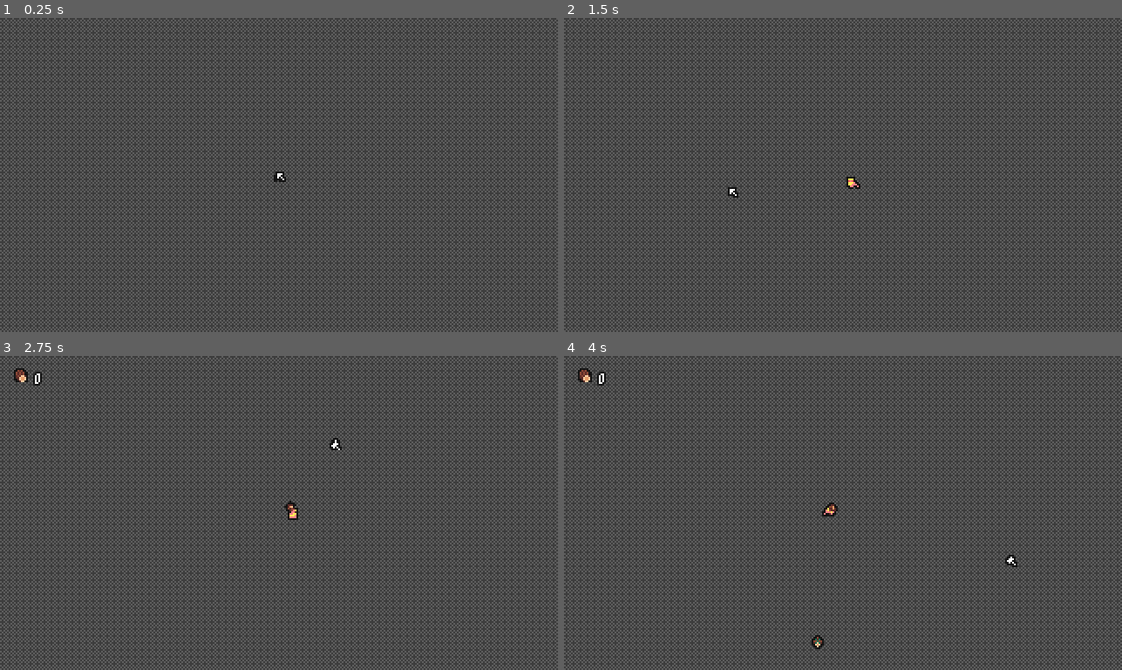
Above: before the commit, frames 1-4 (two rows, left to right).
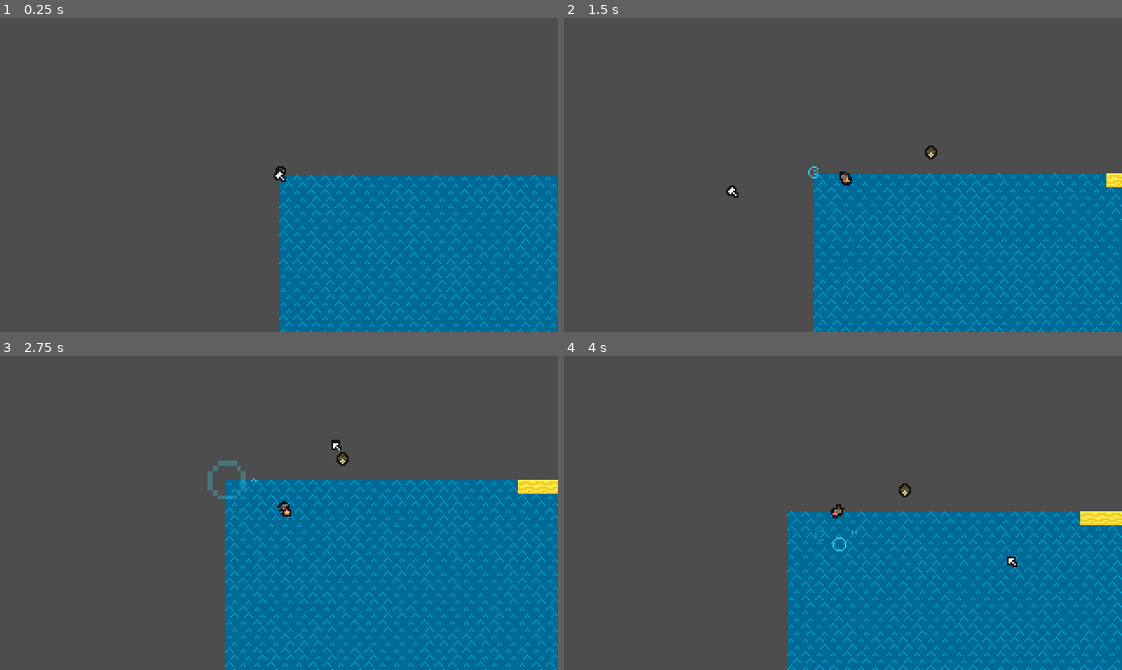
Above: after the commit, the same moments.

Repository: e9iv/kala
Game: Godot game, scene res://common/world/world.tscn
Two runs of this game, one before a commit and one after it. Both use one fixed random seed, a clock stepped at 60 frames per second and the inputs below. The project has no main scene, so this scene is started directly.
Inputs (mouse positions are in pixels of both pictures, inside the frame that each line leads up to):
- Up to frame 1 (0.25 s): no input
- Up to frame 2 (1.5 s): move the mouse to (965, 159) at 0.52 s; hold D (right) 0.53-1.28 s; click (965, 159) at 0.6 s; right-click (965, 159) at 0.8 s; move the mouse to (731, 190) at 1.27 s; hold S (down) from 1.28 s (still down); right-click (731, 190) at 1.35 s
- Up to frame 3 (2.75 s): click (167, 528) at 1.55 s; move the mouse to (334, 443) at 2.02 s; release S (down) at 2.03 s; hold D (right) from 2.03 s (still down); tap B (build_mode) at 2.1 s; right-click (334, 443) at 2.3 s
- Up to frame 4 (4 s): move the mouse to (815, 575) at 2.77 s; release D (right) at 2.78 s; hold W (up) 2.78-3.53 s; click (815, 575) at 2.85 s; move the mouse to (1010, 560) at 3.52 s; hold A (left) from 3.53 s (still down); right-click (1010, 560) at 3.6 s

The runs differ from the first frame. In frame 1, 25% of the frame differs, in the area x 49-100%, y 47-100%; in frame 2, 28%; in frame 3, 37%, in the area x 2-100%, y 3-100%; in frame 4, 31%.

Commit message:
Add breakable tree & rough world gen
- Implemented a new breakable tree scene with health management and wood spawning on destruction.
- Added a new interactable wood scene for collecting wood resources.
- Introduced procedural island generation logic with noise-based terrain and tree placement.
- Updated various sprite assets for player swimming animations and environmental elements.

Diff:
--- /dev/null
+++ b/common/breakables/tree.gd
@@ -0,0 +1,26 @@
+extends StaticBody2D
+
+@onready var anim: AnimationPlayer = $AnimationPlayer
+@onready var marker: Marker2D = $Marker2D
+
+const WOOD_SCENE = preload("uid://doodb5wrshrrw")
+
+var health: int = 3
+
+var r = randi_range(1, 5)
+
+func take_damage():
+	health -= 1
+	print("Tree:", health)
+	if health == 0:
+		anim.play("timber")
+		await anim.animation_finished
+		spawn_wood()
+		await get_tree().create_timer(1).timeout
+		queue_free()
+
+func spawn_wood():
+	for times in range(r):
+		var wood = WOOD_SCENE.instantiate()
+		wood.position = self.position
+		add_child(wood)
--- /dev/null
+++ b/common/breakables/tree.tscn
@@ -0,0 +1,89 @@
+[gd_scene load_steps=7 format=3 uid="uid://dl3gihuycqwwp"]
+
+[ext_resource type="Script" uid="uid://vgcongqof6xa" path="res://common/breakables/tree.gd" id="1_8ptrl"]
+[ext_resource type="Texture2D" uid="uid://cucr4dnx5jyfh" path="res://assets/sprites/trees/palm.png" id="2_tr2l2"]
+
+[sub_resource type="CircleShape2D" id="CircleShape2D_fhut1"]
+radius = 4.1231055
+
+[sub_resource type="Animation" id="Animation_acv1o"]
+length = 0.001
+tracks/0/type = "value"
+tracks/0/imported = false
+tracks/0/enabled = true
+tracks/0/path = NodePath("Sprite2D:rotation")
+tracks/0/interp = 1
+tracks/0/loop_wrap = true
+tracks/0/keys = {
+"times": PackedFloat32Array(0),
+"transitions": PackedFloat32Array(1),
+"update": 0,
+"values": [0.0]
+}
+tracks/1/type = "value"
+tracks/1/imported = false
+tracks/1/enabled = true
+tracks/1/path = NodePath("Sprite2D:self_modulate")
+tracks/1/interp = 1
+tracks/1/loop_wrap = true
+tracks/1/keys = {
+"times": PackedFloat32Array(0),
+"transitions": PackedFloat32Array(1),
+"update": 0,
+"values": [Color(1, 1, 1, 1)]
+}
+
+[sub_resource type="Animation" id="Animation_f62u0"]
+resource_name = "timber"
+length = 1.2
+tracks/0/type = "value"
+tracks/0/imported = false
+tracks/0/enabled = true
+tracks/0/path = NodePath("Sprite2D:rotation")
+tracks/0/interp = 1
+tracks/0/loop_wrap = true
+tracks/0/keys = {
+"times": PackedFloat32Array(0, 0.6666667, 0.9, 1),
+"transitions": PackedFloat32Array(1, 1, 1, 1),
+"update": 0,
+"values": [0.0, 1.5731609, 1.4165654, 1.5747833]
+}
+tracks/1/type = "value"
+tracks/1/imported = false
+tracks/1/enabled = true
+tracks/1/path = NodePath("Sprite2D:self_modulate")
+tracks/1/interp = 1
+tracks/1/loop_wrap = true
+tracks/1/keys = {
+"times": PackedFloat32Array(1.1, 1.2),
+"transitions": PackedFloat32Array(1, 1),
+"update": 0,
+"values": [Color(1, 1, 1, 1), Color(1, 1, 1, 0)]
+}
+
+[sub_resource type="AnimationLibrary" id="AnimationLibrary_acv1o"]
+_data = {
+&"RESET": SubResource("Animation_acv1o"),
+&"timber": SubResource("Animation_f62u0")
+}
+
+[node name="Tree" type="StaticBody2D" groups=["Breakables"]]
+script = ExtResource("1_8ptrl")
+
+[node name="Sprite2D" type="Sprite2D" parent="."]
+y_sort_enabled = true
+position = Vector2(0, 8)
+texture = ExtResource("2_tr2l2")
+offset = Vector2(0, -8)
+
+[node name="CollisionShape2D" type="CollisionShape2D" parent="."]
+position = Vector2(0, 4)
+shape = SubResource("CircleShape2D_fhut1")
+
+[node name="AnimationPlayer" type="AnimationPlayer" parent="."]
+libraries = {
+&"": SubResource("AnimationLibrary_acv1o")
+}
+
+[node name="Marker2D" type="Marker2D" parent="."]
+position = Vector2(0, 8)
--- a/common/entities/player/player.gd
+++ b/common/entities/player/player.gd
@@ -1,17 +1,26 @@
 extends CharacterBody2D
+
+@export var tml: TileMapLayer
 
 @onready var sprite: AnimatedSprite2D = $AnimatedSprite2D
 
-const SPEED = 50.0
+@export_group("Movement Variables")
+@export_subgroup("Speeds")
+@export var speed = 50.0
+@export var swim_speed = speed / 2
+@export_subgroup("Physics")
+@export var accel = 250.0
+@export var decel = 225.0
 
-const ACCEL = 250.0
-const DECEL = 225.0
+@export_group("Particles")
+@export var water_ripple: CPUParticles2D
 
-enum State { IDLE, RUN }
+enum State { IDLE, RUN, SWIM }
 
 var current_state := State.IDLE
+var current_speed: float = speed
 
-func _process(delta: float) -> void:
+func _process(_delta: float) -> void:
 	if get_global_mouse_position().x < global_position.x:
 		sprite.flip_h = true
 	else:
@@ -21,22 +30,38 @@
 
 	movement(delta)
 	update_state()
-	handle_animation()
+	handle_animation_and_particles()
 
 	move_and_slide()
 
 func update_state() -> void:
-	if abs(velocity.x) > 0:
+	var tile_pos = tml.local_to_map(global_position)
+	var tile_data = tml.get_cell_tile_data(tile_pos)
+
+	# Check if in water first
+	if tile_data and tile_data.get_custom_data("water"):
+		current_state = State.SWIM
+		current_speed = swim_speed
+	# Then check if moving
+	elif abs(velocity.x) > 0 or abs(velocity.y) > 0:
 		current_state = State.RUN
+		current_speed = speed
+	# Otherwise idle
 	else:
 		current_state = State.IDLE
+		current_speed = speed
 
-func handle_animation() -> void:
+func handle_animation_and_particles() -> void:
 	match current_state:
 		State.IDLE:
 			sprite.play("idle")
+			water_ripple.emitting = false
 		State.RUN:
 			sprite.play("run")
+			water_ripple.emitting = false
+		State.SWIM:
+			sprite.play("swim")
+			water_ripple.emitting = true
 
 func movement(delta: float) -> void:
 	var dir_x := Input.get_axis("left", "right")
@@ -46,12 +71,12 @@
 
 	# Horizontal movement
 	if input_vector.x != 0:
-		velocity.x = move_toward(velocity.x, input_vector.x * SPEED, ACCEL * delta)
+		velocity.x = move_toward(velocity.x, input_vector.x * current_speed, accel * delta)
 	else:
-		velocity.x = move_toward(velocity.x, 0, DECEL * delta)
+		velocity.x = move_toward(velocity.x, 0, decel * delta)
 
 	# Vertical movement
 	if input_vector.y != 0:
-		velocity.y = move_toward(velocity.y, input_vector.y * SPEED, ACCEL * delta)
+		velocity.y = move_toward(velocity.y, input_vector.y * current_speed, accel * delta)
 	else:
-		velocity.y = move_toward(velocity.y, 0, DECEL * delta)
+		velocity.y = move_toward(velocity.y, 0, decel * delta)
--- a/common/entities/player/player.tscn
+++ b/common/entities/player/player.tscn
@@ -12,19 +12,22 @@
 [ext_resource type="Texture2D" uid="uid://dbx0rhyhej0fr" path="res://assets/sprites/player/run/run3.png" id="7_eb250"]
 [ext_resource type="Script" uid="uid://llcdxmdgm8mw" path="res://common/tools/axe/axe.gd" id="8_48pte"]
 [ext_resource type="Texture2D" uid="uid://c5yvw0wyh4133" path="res://assets/sprites/player/run/run4.png" id="8_hsph6"]
-[ext_resource type="AudioStream" uid="uid://dw846omue0ppl" path="res://assets/audio/tools/Hammer1.wav" id="8_k6j0s"]
 [ext_resource type="Texture2D" uid="uid://q3h0c0lj3rk4" path="res://assets/sprites/axe/axe.png" id="8_v4x7u"]
 [ext_resource type="Texture2D" uid="uid://dd5lq4sou3o2t" path="res://assets/sprites/player/run/run5.png" id="9_37dba"]
 [ext_resource type="Texture2D" uid="uid://b7w2tn5ynbopx" path="res://assets/sprites/axe/outline.png" id="9_48pte"]
-[ext_resource type="AudioStream" uid="uid://dqa24t8tulb17" path="res://assets/audio/WoodSnap5.wav" id="9_f6auq"]
 [ext_resource type="Texture2D" uid="uid://2vaevac80al" path="res://assets/sprites/player/run/run6.png" id="10_2s4ah"]
 [ext_resource type="Shader" uid="uid://cchugkbmna244" path="res://shaders/posterization.gdshader" id="11_k1tyo"]
 [ext_resource type="Texture2D" uid="uid://bc4vb34dhmgvk" path="res://assets/sprites/player/run/run7.png" id="11_tnw0h"]
 [ext_resource type="Texture2D" uid="uid://3aivrksfkkb1" path="res://assets/sprites/player/run/run8.png" id="12_nvl7w"]
+[ext_resource type="Texture2D" uid="uid://rkgd7itenbif" path="res://assets/sprites/player/swim/swim1.png" id="13_eb250"]
+[ext_resource type="Texture2D" uid="uid://cmtifkdswu36e" path="res://assets/sprites/player/swim/swim2.png" id="14_hsph6"]
+[ext_resource type="Texture2D" uid="uid://ot1hn7781o3s" path="res://assets/sprites/player/swim/swim3.png" id="15_37dba"]
 [ext_resource type="Texture2D" uid="uid://b3borbefyc5ns" path="res://assets/sprites/ui/cursor.png" id="16_mp3el"]
 [ext_resource type="Script" uid="uid://3yx1nori2cxf" path="res://common/HUD/cursor.gd" id="17_h7vm3"]
+[ext_resource type="AudioStream" uid="uid://cwswds2xek8hp" path="res://assets/audio/DesignedAxe3.wav" id="21_ar851"]
 [ext_resource type="Texture2D" uid="uid://g7myi0geydj6" path="res://assets/sprites/ui/wood.png" id="24_6p6t1"]
 [ext_resource type="FontFile" uid="uid://c042yjp2el708" path="res://assets/fonts/m3x6.ttf" id="25_ffvmj"]
+[ext_resource type="Texture2D" uid="uid://bq6yy754bthyq" path="res://assets/sprites/particles/water_ripple/water_ripple1.png" id="28_hsph6"]
 
 [sub_resource type="SpriteFrames" id="SpriteFrames_fipa4"]
 animations = [{
@@ -69,6 +72,20 @@
 }],
 "loop": true,
 "name": &"run",
+"speed": 5.0
+}, {
+"frames": [{
+"duration": 1.0,
+"texture": ExtResource("13_eb250")
+}, {
+"duration": 1.0,
+"texture": ExtResource("14_hsph6")
+}, {
+"duration": 1.0,
+"texture": ExtResource("15_37dba")
+}],
+"loop": true,
+"name": &"swim",
 "speed": 5.0
 }]
 
@@ -113,18 +130,6 @@
 "transitions": PackedFloat32Array(1),
 "update": 0,
 "values": [0.0]
-}
-tracks/3/type = "value"
-tracks/3/imported = false
-tracks/3/enabled = true
-tracks/3/path = NodePath("../../Hammer/HammerNail1:playing")
-tracks/3/interp = 1
-tracks/3/loop_wrap = true
-tracks/3/keys = {
-"times": PackedFloat32Array(0),
-"transitions": PackedFloat32Array(1),
-"update": 1,
-"values": [false]
 }
 
 [sub_resource type="Animation" id="Animation_h7vm3"]
@@ -165,18 +170,6 @@
 "update": 0,
 "values": [0.0, 1.150172, 0.0]
 }
-tracks/3/type = "value"
-tracks/3/imported = false
-tracks/3/enabled = true
-tracks/3/path = NodePath("../../Hammer/HammerNail1:playing")
-tracks/3/interp = 1
-tracks/3/loop_wrap = true
-tracks/3/keys = {
-"times": PackedFloat32Array(0),
-"transitions": PackedFloat32Array(1),
-"update": 1,
-"values": [true]
-}
 
 [sub_resource type="AnimationLibrary" id="AnimationLibrary_k7637"]
 _data = {
@@ -189,16 +182,117 @@
 outline_size = 4
 outline_color = Color(0.07450981, 0.07450981, 0.07450981, 1)
 
+[sub_resource type="Animation" id="Animation_ffvmj"]
+length = 0.001
+tracks/0/type = "value"
+tracks/0/imported = false
+tracks/0/enabled = true
+tracks/0/path = NodePath("Sprite2D:rotation")
+tracks/0/interp = 1
+tracks/0/loop_wrap = true
+tracks/0/keys = {
+"times": PackedFloat32Array(0),
+"transitions": PackedFloat32Array(1),
+"update": 0,
+"values": [0.0]
+}
+tracks/1/type = "value"
+tracks/1/imported = false
+tracks/1/enabled = true
+tracks/1/path = NodePath("DesignedAxe3:playing")
+tracks/1/interp = 1
+tracks/1/loop_wrap = true
+tracks/1/keys = {
+"times": PackedFloat32Array(0),
+"transitions": PackedFloat32Array(1),
+"update": 1,
+"values": [false]
+}
+tracks/2/type = "value"
+tracks/2/imported = false
+tracks/2/enabled = true
+tracks/2/path = NodePath("Sprite2D:scale")
+tracks/2/interp = 1
+tracks/2/loop_wrap = true
+tracks/2/keys = {
+"times": PackedFloat32Array(0),
+"transitions": PackedFloat32Array(1),
+"update": 0,
+"values": [Vector2(1, 1)]
+}
+
+[sub_resource type="Animation" id="Animation_6p6t1"]
+resource_name = "swing"
+length = 0.2
+tracks/0/type = "value"
+tracks/0/imported = false
+tracks/0/enabled = true
+tracks/0/path = NodePath("Sprite2D:rotation")
+tracks/0/interp = 2
+tracks/0/loop_wrap = true
+tracks/0/keys = {
+"times": PackedFloat32Array(0, 0.04903527, 0.101339564, 0.16666667),
+"transitions": PackedFloat32Array(1, 1, 1, 1),
+"update": 0,
+"values": [0.0, -1.5623068, 0.89593446, 0.0]
+}
+tracks/1/type = "value"
+tracks/1/imported = false
+tracks/1/enabled = true
+tracks/1/path = NodePath("DesignedAxe3:playing")
+tracks/1/interp = 1
+tracks/1/loop_wrap = true
+tracks/1/keys = {
+"times": PackedFloat32Array(0, 0.09807054),
+"transitions": PackedFloat32Array(1, 1),
+"update": 1,
+"values": [false, true]
+}
+tracks/2/type = "value"
+tracks/2/imported = false
+tracks/2/enabled = true
+tracks/2/path = NodePath("Sprite2D:scale")
+tracks/2/interp = 1
+tracks/2/loop_wrap = true
+tracks/2/keys = {
+"times": PackedFloat32Array(0, 0.049960047, 0.10130787, 0.16792126),
+"transitions": PackedFloat32Array(1, 1, 1, 1),
+"update": 0,
+"values": [Vector2(1, 1), Vector2(1.5, 1), Vector2(1, 1.5), Vector2(1, 1)]
+}
+
+[sub_resource type="AnimationLibrary" id="AnimationLibrary_eb250"]
+_data = {
+&"RESET": SubResource("Animation_ffvmj"),
+&"swing": SubResource("Animation_6p6t1")
+}
+
 [sub_resource type="ShaderMaterial" id="ShaderMaterial_e2qll"]
 shader = ExtResource("11_k1tyo")
 shader_parameter/dither_strength = 0.05
 
+[sub_resource type="CanvasItemMaterial" id="CanvasItemMaterial_hsph6"]
+particles_animation = true
+particles_anim_h_frames = 4
+particles_anim_v_frames = 1
+particles_anim_loop = false
+
+[sub_resource type="Curve" id="Curve_37dba"]
+_data = [Vector2(0, 0), 0.0, 0.0, 0, 0, Vector2(1, 1), 0.0, 0.0, 0, 0]
+point_count = 2
+
+[sub_resource type="Gradient" id="Gradient_2s4ah"]
+offsets = PackedFloat32Array(0, 0.53496504, 1)
+colors = PackedColorArray(1, 1, 1, 0, 1, 1, 1, 1, 1, 1, 1, 0)
+
 [node name="Player" type="CharacterBody2D"]
 script = ExtResource("1_xgdtg")
 
 [node name="AnimatedSprite2D" type="AnimatedSprite2D" parent="."]
+z_index = 1
+z_as_relative = false
 sprite_frames = SubResource("SpriteFrames_fipa4")
-animation = &"idle"
+animation = &"swim"
 autoplay = "idle"
 
 [node name="CollisionShape2D" type="CollisionShape2D" parent="."]
@@ -209,7 +303,6 @@
 position_smoothing_enabled = true
 
 [node name="Hammer" type="Node2D" parent="."]
-visible = false
 position = Vector2(-2, 0)
 script = ExtResource("5_2ej7x")
 
@@ -223,12 +316,6 @@
 position = Vector2(3, -1)
 texture = ExtResource("6_2ej7x")
 
-[node name="HammerNail1" type="AudioStreamPlayer" parent="Hammer"]
-stream = ExtResource("8_k6j0s")
-
-[node name="WoodSnap5" type="AudioStreamPlayer" parent="Hammer"]
-stream = ExtResource("9_f6auq")
-
 [node name="AnimationPlayer" type="AnimationPlayer" parent="Hammer"]
 root_node = NodePath("../../HUD/Cursor")
 libraries = {
@@ -254,7 +341,7 @@
 label_settings = SubResource("LabelSettings_eb250")
 
 [node name="Axe" type="Node2D" parent="."]
-visible = false
+z_index = 1
 position = Vector2(-2, 0)
 script = ExtResource("8_48pte")
 
@@ -267,7 +354,21 @@
 position = Vector2(3, -1)
 texture = ExtResource("9_48pte")
 
+[node name="RayCast2D" type="RayCast2D" parent="Axe"]
+position = Vector2(6, -2)
+target_position = Vector2(10, 0)
+hit_from_inside = true
+
+[node name="AnimationPlayer" type="AnimationPlayer" parent="Axe"]
+libraries = {
+&"": SubResource("AnimationLibrary_eb250")
+}
+
+[node name="DesignedAxe3" type="AudioStreamPlayer" parent="Axe"]
+stream = ExtResource("21_ar851")
+
 [node name="PostProcessing" type="CanvasLayer" parent="."]
+visible = false
 
 [node name="Posterization" type="ColorRect" parent="PostProcessing"]
 material = SubResource("ShaderMaterial_e2qll")
@@ -283,3 +384,18 @@
 texture = ExtResource("16_mp3el")
 hframes = 3
 script = ExtResource("17_h7vm3")
+
+[node name="Particles" type="Node2D" parent="."]
+
+[node name="WaterRipple" type="CPUParticles2D" parent="Particles"]
+material = SubResource("CanvasItemMaterial_hsph6")
+amount = 4
+texture = ExtResource("28_hsph6")
+lifetime = 2.5
+gravity = Vector2(0, 0)
+scale_amount_min = 0.0
+scale_amount_max = 3.0
+scale_amount_curve = SubResource("Curve_37dba")
+color = Color(0.2509804, 0.78039217, 1, 1)
+color_ramp = SubResource("Gradient_2s4ah")
+anim_speed_max = 2.0
--- /dev/null
+++ b/common/interactables/wood.tscn
@@ -0,0 +1,14 @@
+[gd_scene load_steps=3 format=3 uid="uid://doodb5wrshrrw"]
+
+[ext_resource type="Texture2D" uid="uid://g7myi0geydj6" path="res://assets/sprites/ui/wood.png" id="1_uxr24"]
+
+[sub_resource type="CircleShape2D" id="CircleShape2D_jufvl"]
+
+[node name="Wood" type="Area2D"]
+
+[node name="Sprite2D" type="Sprite2D" parent="."]
+y_sort_enabled = true
+texture = ExtResource("1_uxr24")
+
+[node name="CollisionShape2D" type="CollisionShape2D" parent="."]
+shape = SubResource("CircleShape2D_jufvl")
--- a/common/tools/axe/axe.gd
+++ b/common/tools/axe/axe.gd
@@ -2,6 +2,8 @@
 
 @onready var sprite: Sprite2D = $Sprite2D
 @onready var outline: Sprite2D = $Sprite2D/Sprite2D
+@onready var ray: RayCast2D = $RayCast2D
+@onready var anim: AnimationPlayer = $AnimationPlayer
 
 var rotation_speed = 15.0
 
@@ -12,6 +14,12 @@
 
 # Called every frame. 'delta' is the elapsed time since the previous frame.
 func _process(delta: float) -> void:
+	handle_orientation(delta)
+
+	if Input.is_action_just_pressed("lmb"):
+		swing()
+
+func handle_orientation(delta: float) -> void:
 	var mouse_pos = get_global_mouse_position()
 	var target_rotation = (mouse_pos - global_position).angle()
 	rotation = lerp_angle(rotation, target_rotation, rotation_speed * delta)
@@ -26,3 +34,13 @@
 		outline.flip_v = false
 		sprite.position.y = 0
 		position.x = -2
+
+func swing() -> void:
+	var collider = ray.get_collider()
+	if collider == null:
+		return
+	if !collider.is_in_group("Breakables"):
+		return
+	if collider.has_method("take_damage"):
+		anim.play("swing")
+		collider.take_damage()
--- a/common/tools/hammer/hammer.gd
+++ b/common/tools/hammer/hammer.gd
@@ -43,34 +43,38 @@
 			$BuildModeHUD.visible = true
 
 	if Input.is_action_just_pressed("lmb"):
-		if !visible:
-			return
-		if !can_build:
-			return
-		else:
-			can_build = false
-			var cell = tilemaplayer.local_to_map(tilemaplayer.to_local(mouse_pos))
-			tilemaplayer.set_cells_terrain_connect([cell], 0, 0)
-			animation_player.play("build_right")
-			await animation_player.animation_finished
-			can_build = true
+		build()
+
 	if Input.is_action_just_pressed("rmb"):
-		if !visible:
-			return
-		if !can_break:
-			return
-		else:
-			can_break = false
-			var cell = tilemaplayer.local_to_map(tilemaplayer.to_local(mouse_pos))
-			tilemaplayer.erase_cell(cell)
-			tilemaplayer.set_cells_terrain_connect([cell], 0, -1, false)
-			$WoodSnap5.play()
-			await $WoodSnap5.finished
-			can_break = true
+		destroy()
+
 
 
 func build() -> void:
-	pass
+	var mouse_pos = get_global_mouse_position()
 
-func place_build() -> void:
-	pass
+	if !visible:
+		return
+	if !can_build:
+		return
+	else:
+		can_build = false
+		var cell = tilemaplayer.local_to_map(tilemaplayer.to_local(mouse_pos))
+		tilemaplayer.set_cells_terrain_connect([cell], 0, 0)
+		animation_player.play("build_right")
+		await animation_player.animation_finished
+		can_build = true
+
+func destroy() -> void:
+	var mouse_pos = get_global_mouse_position()
+
+	if !visible:
+		return
+	if !can_break:
+		return
+	else:
+		can_break = false
+		var cell = tilemaplayer.local_to_map(tilemaplayer.to_local(mouse_pos))
+		tilemaplayer.erase_cell(cell)
+		tilemaplayer.set_cells_terrain_connect([cell], 0, -1, false)
+		can_break = true
--- /dev/null
+++ b/common/world/procedular/island_generator.gd
@@ -0,0 +1,33 @@
+class_name IslandGenerator extends Node
+
+const WORLD_SIZE: Vector2i = Vector2i(256, 256)
+
+@export var noise: FastNoiseLite
+
+@export var tree_noise: FastNoiseLite
+
+@onready var tml: TileMapLayer = $"../TileMapManager/TileMapLayer2"
+
+# Called when the node enters the scene tree for the first time.
+func _ready() -> void:
+	noise.seed = randi()
+	generate()
+	#place_trees()
+
+func generate() -> void:
+	for x in WORLD_SIZE.x:
+		for y in WORLD_SIZE.y:
+			var n = noise.get_noise_2d(x, y)
+			if n < 0.2:
+				tml.set_cell(Vector2i(x,y), 2, Vector2i(0, 1))
+			elif n > 0.399:
+				tml.set_cell(Vector2i(x,y), 2, Vector2i(1, 0))
+			elif n < 0.4:
+				tml.set_cell(Vector2i(x,y), 2, Vector2i(0, 0))
+
+func place_trees() -> void:
+	for x in WORLD_SIZE.x:
+		for y in WORLD_SIZE.y:
+			var n = tree_noise.get_noise_2d(x,y)
+			if n > 0.05:
+				tml.set_cell(Vector2i(x,y), 3, Vector2i.ZERO, 1)
--- a/common/world/world.tscn
+++ b/common/world/world.tscn
@@ -1,13 +1,10 @@
-[gd_scene load_steps=6 format=3 uid="uid://3iaweq58ayuj"]
+[gd_scene load_steps=12 format=3 uid="uid://3iaweq58ayuj"]
 
 [ext_resource type="PackedScene" uid="uid://dv2y6ep4rn02m" path="res://common/entities/player/player.tscn" id="2_48j31"]
-[ext_resource type="Texture2D" uid="uid://d04o5dlub3xuo" path="res://assets/sprites/tileset/tileset.png" id="2_sc5a3"]
-
-[sub_resource type="Environment" id="Environment_rx2iv"]
-background_mode = 3
-glow_normalized = true
-glow_bloom = 0.1
-glow_blend_mode = 0
+[ext_resource type="Texture2D" uid="uid://d04o5dlub3xuo" path="res://assets/sprites/tileset/raft.png" id="2_sc5a3"]
+[ext_resource type="Texture2D" uid="uid://c07nio4n1k5yf" path="res://assets/sprites/tileset/island.png" id="3_f62u0"]
+[ext_resource type="PackedScene" uid="uid://dl3gihuycqwwp" path="res://common/breakables/tree.tscn" id="4_f62u0"]
+[ext_resource type="Script" uid="uid://mlkvfyr31hxk" path="res://common/world/procedular/island_generator.gd" id="5_f62u0"]
 
 [sub_resource type="TileSetAtlasSource" id="TileSetAtlasSource_fhut1"]
 texture = ExtResource("2_sc5a3")
@@ -136,33 +133,71 @@
 5:1/0/terrains_peering_bit/left_side = 0
 5:1/0/terrains_peering_bit/top_side = 0
 
+[sub_resource type="TileSetAtlasSource" id="TileSetAtlasSource_acv1o"]
+texture = ExtResource("3_f62u0")
+texture_region_size = Vector2i(8, 8)
+0:0/0 = 0
+1:0/0 = 0
+0:1/animation_mode = 1
+0:1/animation_frame_0/duration = 1.0
+0:1/animation_frame_1/duration = 1.0
+0:1/0 = 0
+0:1/0/custom_data_0 = true
+
+[sub_resource type="TileSetScenesCollectionSource" id="TileSetScenesCollectionSource_acv1o"]
+resource_name = "Tree"
+scenes/1/scene = ExtResource("4_f62u0")
+
 [sub_resource type="TileSet" id="TileSet_f62u0"]
 tile_size = Vector2i(8, 8)
 terrain_set_0/mode = 0
 terrain_set_0/terrain_0/name = "Raft"
 terrain_set_0/terrain_0/color = Color(0.5, 0.34375, 0.25, 1)
+custom_data_layer_0/name = "water"
+custom_data_layer_0/type = 1
 sources/0 = SubResource("TileSetAtlasSource_fhut1")
-
-[node name="Node2D" type="Node2D"]
+sources/2 = SubResource("TileSetAtlasSource_acv1o")
+sources/3 = SubResource("TileSetScenesCollectionSource_acv1o")
+
+[sub_resource type="FastNoiseLite" id="FastNoiseLite_f62u0"]
+
+[sub_resource type="FastNoiseLite" id="FastNoiseLite_acv1o"]
+frequency = 1.0
+
+[node name="World" type="Node2D"]
 y_sort_enabled = true
 
-[node name="Player" parent="." instance=ExtResource("2_48j31")]
+[node name="Player" parent="." node_paths=PackedStringArray("tml", "water_ripple") instance=ExtResource("2_48j31")]
+tml = NodePath("../TileMapManager/TileMapLayer2")
+water_ripple = NodePath("Particles/WaterRipple")
+
+[node name="AnimatedSprite2D" parent="Player" index="0"]
+animation = &"idle"
 
 [node name="Hammer" parent="Player" index="3" node_paths=PackedStringArray("tilemaplayer")]
-tilemaplayer = NodePath("../../TileMapLayer")
-
-[node name="WorldEnvironment" type="WorldEnvironment" parent="."]
-environment = SubResource("Environment_rx2iv")
-
-[node name="TileMapLayer" type="TileMapLayer" parent="."]
+tilemaplayer = NodePath("../../TileMapManager/TileMapLayer")
+
+[node name="CanvasModulate" type="CanvasModulate" parent="."]
+color = Color(0.9607843, 1, 0.88235295, 1)
+
+[node name="TileMapManager" type="Node2D" parent="."]
+
+[node name="TileMapLayer" type="TileMapLayer" parent="TileMapManager"]
 z_index = -1
 tile_set = SubResource("TileSet_f62u0")
 
-[node name="TileMapLayer2" type="TileMapLayer" parent="."]
+[node name="TileMapLayer2" type="TileMapLayer" parent="TileMapManager"]
 z_index = -2
 tile_set = SubResource("TileSet_f62u0")
 
-[node name="CanvasModulate" type="CanvasModulate" parent="."]
-color = Color(0.9607843, 1, 0.88235295, 1)
+[node name="IslandGenerator" type="Node" parent="."]
+script = ExtResource("5_f62u0")
+noise = SubResource("FastNoiseLite_f62u0")
+tree_noise = SubResource("FastNoiseLite_acv1o")
+
+[node name="Camera2D" type="Camera2D" parent="."]
+position = Vector2(512, 512)
+enabled = false
+zoom = Vector2(0.1, 0.1)
 
 [editable path="Player"]
--- a/project.godot
+++ b/project.godot
@@ -20,6 +20,10 @@
 window/size/viewport_height=180
 window/stretch/mode="viewport"
 window/stretch/aspect="ignore"
+
+[global_group]
+
+Breakables=""
 
 [input]
 
@@ -64,6 +68,14 @@
 ]
 }
 
+[layer_names]
+
+2d_physics/layer_1="World"
+2d_physics/layer_2="Player"
+2d_physics/layer_3="Enemies"
+2d_physics/layer_4="Breakables"
+2d_physics/layer_5="Water"
+
 [rendering]
 
 textures/canvas_textures/default_texture_filter=0
Binary file removed: assets/fonts/monogram.ttf
Not shown, removed: assets/fonts/monogram.ttf.import
Binary file added: assets/sprites/particles/water_ripple/water_ripple1.png
Not shown, added: assets/sprites/particles/water_ripple/water_ripple1.png.import
Binary file added: assets/sprites/player/swim/swim1.png
Not shown, added: assets/sprites/player/swim/swim1.png.import
Binary file added: assets/sprites/player/swim/swim2.png
Not shown, added: assets/sprites/player/swim/swim2.png.import
Binary file added: assets/sprites/player/swim/swim3.png
Not shown, changed: assets/sprites/player/swim/swim3.png.import
Binary file added: assets/sprites/shark/shark.png
Not shown, added: assets/sprites/shark/shark.png.import
(and 13 more such lines)
